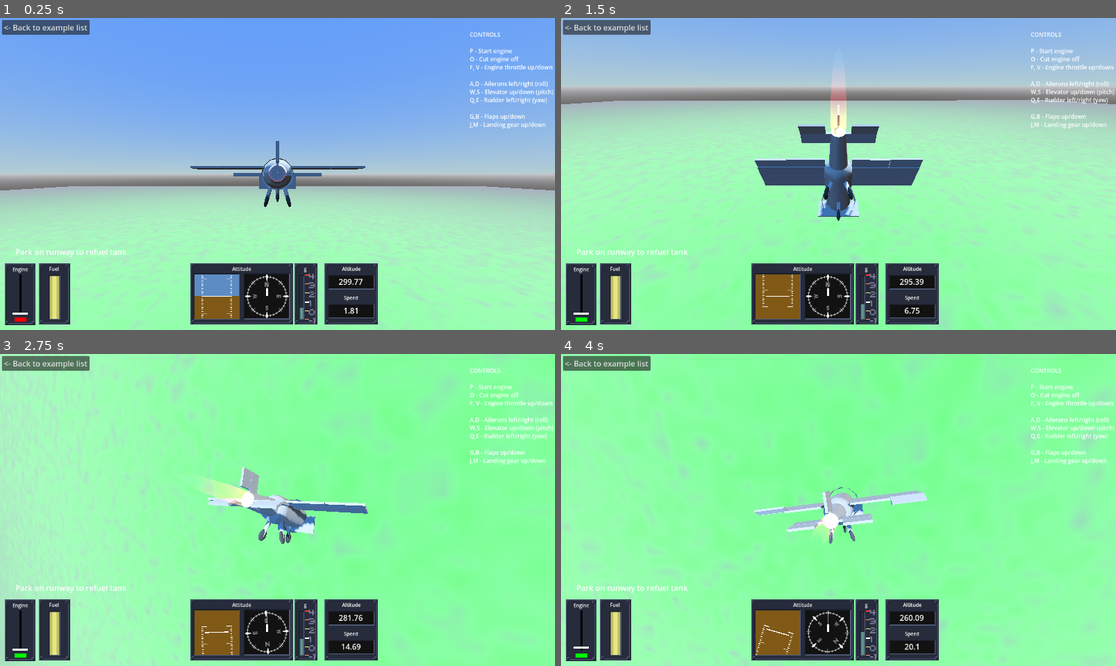
Above: before the commit, frames 1-4 (two rows, left to right).
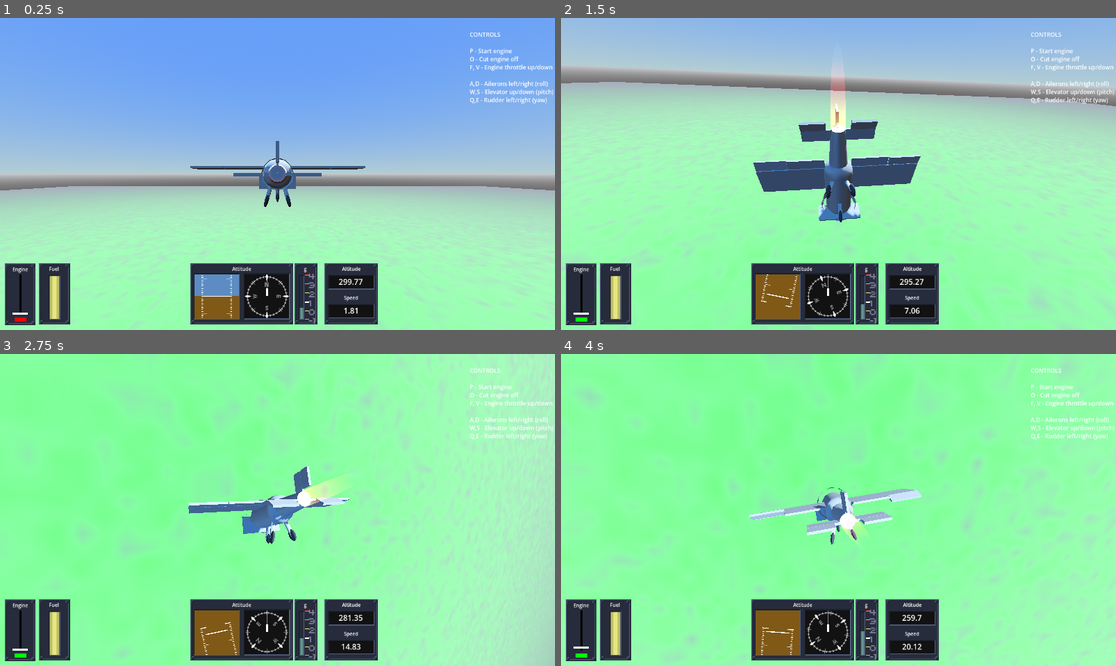
Above: after the commit, the same moments.

Repository: 100-Devs-1-Game/UndeadReckoning
Game: Godot game, scene res://test/aircraft_balancing_test.tscn
The game is run twice, just before and just after one commit, with the same random seed, the same clock (stepped at 60 frames per second) and the same inputs. This scene is started directly instead of the project's main scene. Sound files missing from this copy of the repository are replaced by a short silence.
Inputs (mouse positions are in pixels of both pictures, inside the frame that each line leads up to):
- Up to frame 1 (0.25 s): no input
- Up to frame 2 (1.5 s): click (605, 27) at 0.5 s, where only the run before the commit has a clickable "<- Back to example list"; tap Enter at 1.25 s; move the mouse to (832, 180) at 1.27 s; hold W from 1.28 s (still down); tap Z at 1.35 s
- Up to frame 3 (2.75 s): keep holding W; tap Space at 1.52, 1.82, 2.27, 2.57 s; move the mouse to (316, 513) at 2.02 s; tap P at 2.1 s
- Up to frame 4 (4 s): move the mouse to (794, 506) at 2.77 s; tap O at 2.85 s; move the mouse to (844, 510) at 3.52 s; release W at 3.53 s; hold A from 3.53 s (still down); tap F at 3.6 s; tap Space at 3.77 s

The runs differ from the first frame. In frame 1, 1.1% of the frame differs, in the area x 0-99%, y 0-77%; in frame 2, 11%; in frame 3, 51%, in the area x 0-100%, y 0-100%; in frame 4, 4.2%.

Commit message:
Remove some UI elements

Diff:
--- a/src/plane/our_aircraft.tscn
+++ b/src/plane/our_aircraft.tscn
@@ -211,26 +211,4 @@
 
 A,D - Ailerons left/right (roll)
 W,S - Elevator up/down (pitch)
-Q,E - Rudder left/right (yaw)
-
-G,B - Flaps up/down
-J,M - Landing gear up/down"
-
-[node name="Hint" type="Label" parent="Builtin Interface/Interface"]
-layout_mode = 0
-anchor_top = 1.0
-anchor_bottom = 1.0
-offset_left = 32.0
-offset_top = -174.0
-offset_right = 217.0
-offset_bottom = -160.0
-text = "Park on runway to refuel tank"
-
-[node name="BtnBack" type="Button" parent="Builtin Interface/Interface"]
-layout_mode = 0
-offset_left = 4.0
-offset_top = 4.0
-offset_right = 163.0
-offset_bottom = 24.0
-focus_mode = 0
-text = "<- Back to example list"
+Q,E - Rudder left/right (yaw)"
